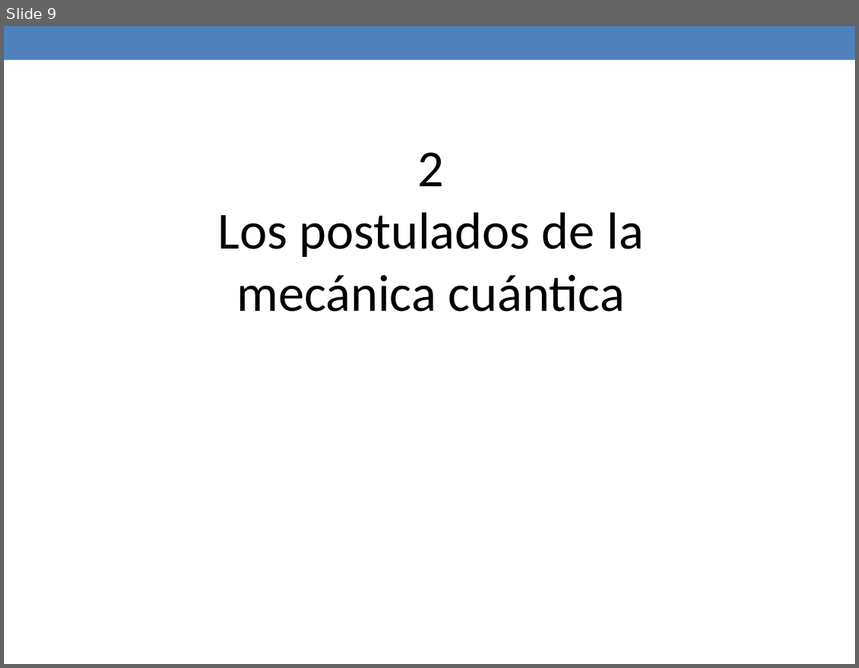
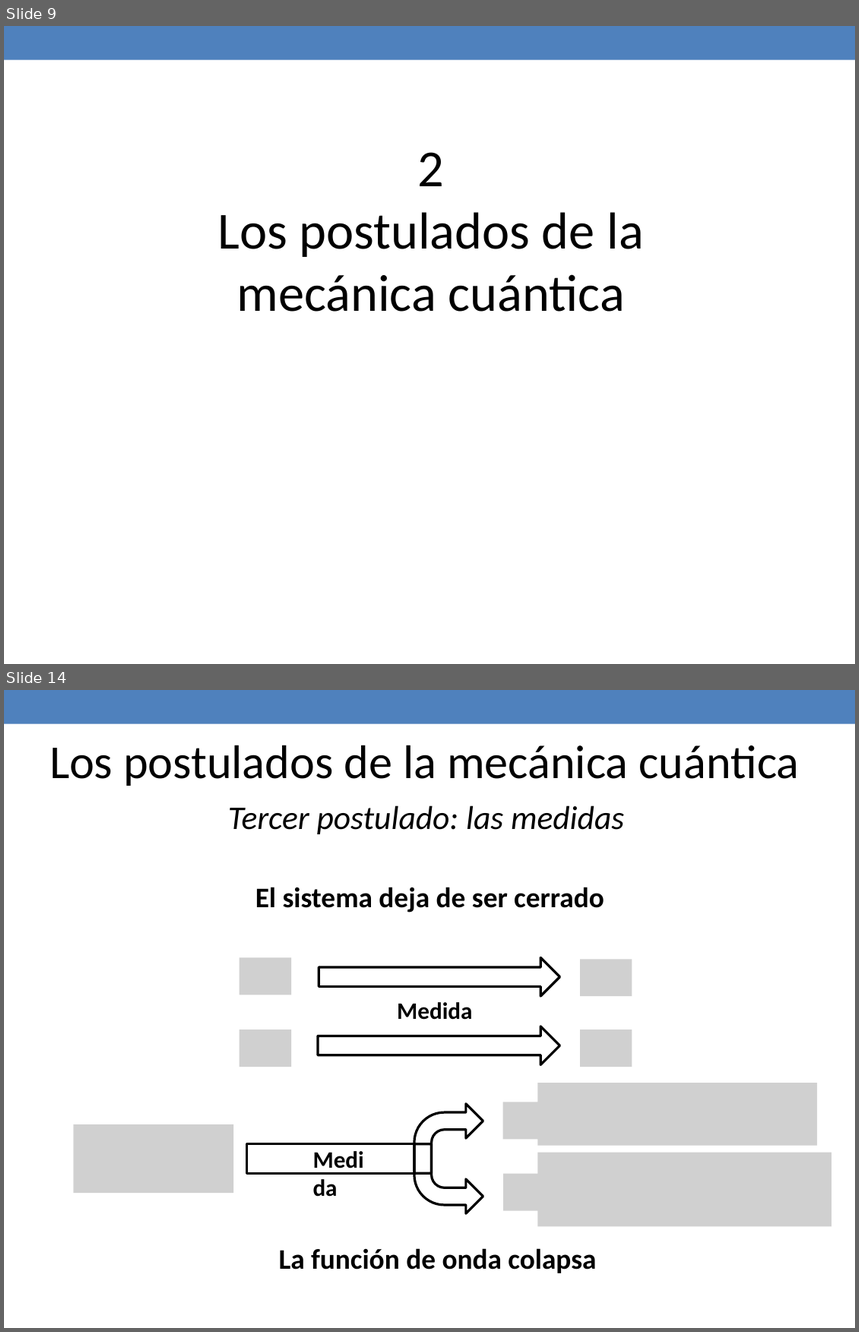
Before and after one commit to jaimecp89/qMIPS101, a slide deck: qMIPS/doc/Presentacion PFC.pptx. Shown one above the other, each under a label of ours: slide 9 before the commit, slides 9 and 14 after it; the slides between them are not shown. The pictures are 859x668 and 859x1332 pixels, drawn with LibreOffice and Linux fonts; fonts in the diff are those of the drawing; grey boxes stand for pictures. Boxes give left, top, right and bottom in pixels: in the first picture for what was removed or moved away, otherwise in the second. Text is boxed around its words. In the diff, an @@ line names an element or a change of style, - is before the commit and + after.

```diff
--- a/qMIPS/doc/Presentacion PFC.pptx
+++ b/qMIPS/doc/Presentacion PFC.pptx
@@ slide 14 added at (x1=4, y1=690, x2=855, y2=1328), background #FFFFFF; not listed: 1 template element that a slide beside it also shows @@
@@ text added at (x1=50, y1=745, x2=800, y2=786), 40 pt, text #000000 @@
+Los postulados de la mecánica cuántica
@@ text added at (x1=228, y1=806, x2=624, y2=834), 28 pt, text #000000, italic @@
+Tercer postulado: las medidas
@@ text added at (x1=256, y1=887, x2=604, y2=913), 24 pt, text #000000, bold @@
+El sistema deja de ser cerrado
@@ picture added at (x1=240, y1=958, x2=292, y2=996) @@
@@ right arrow added at (x1=319, y1=958, x2=560, y2=996), outline #000000 2.08 pt @@
@@ picture added at (x1=580, y1=959, x2=633, y2=996) @@
@@ text added at (x1=389, y1=991, x2=482, y2=1029), 20 pt, text #000000, bold @@
+Medida
@@ group added at (x1=246, y1=1002, x2=484, y2=1214): 2 bent arrows, 1 rectangle, 1 text @@
+Medida
@@ picture added at (x1=240, y1=1030, x2=292, y2=1067) @@
@@ right arrow added at (x1=318, y1=1026, x2=560, y2=1065), outline #000000 2.08 pt @@
@@ picture added at (x1=580, y1=1030, x2=633, y2=1067) @@
@@ picture added at (x1=538, y1=1083, x2=817, y2=1146) @@
@@ picture added at (x1=503, y1=1102, x2=555, y2=1139) @@
@@ picture added at (x1=74, y1=1125, x2=234, y2=1194) @@
@@ picture added at (x1=538, y1=1152, x2=832, y2=1227) @@
@@ picture added at (x1=503, y1=1173, x2=556, y2=1211) @@
@@ text added at (x1=279, y1=1249, x2=596, y2=1274), 24 pt, text #000000, bold @@
+La función de onda colapsa
```
Also in this commit, not shown: 6 other slides added, 1 other file.
